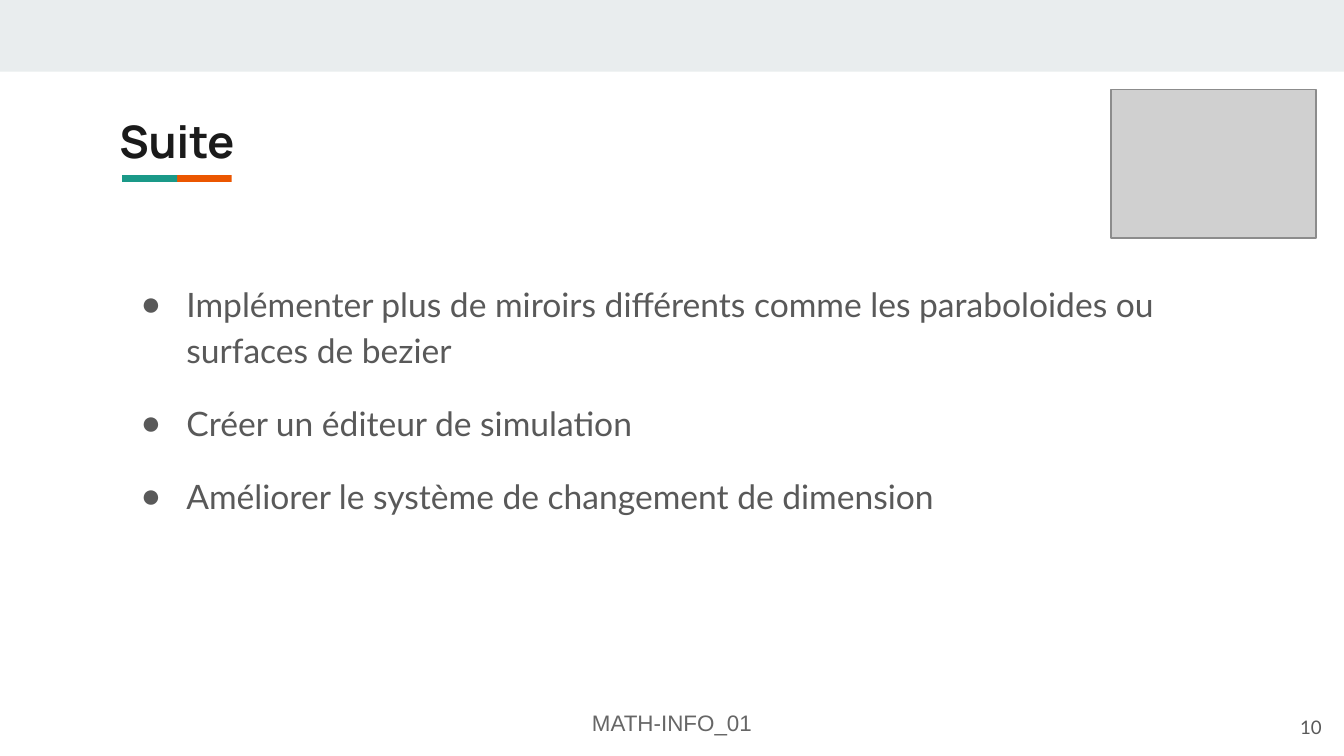
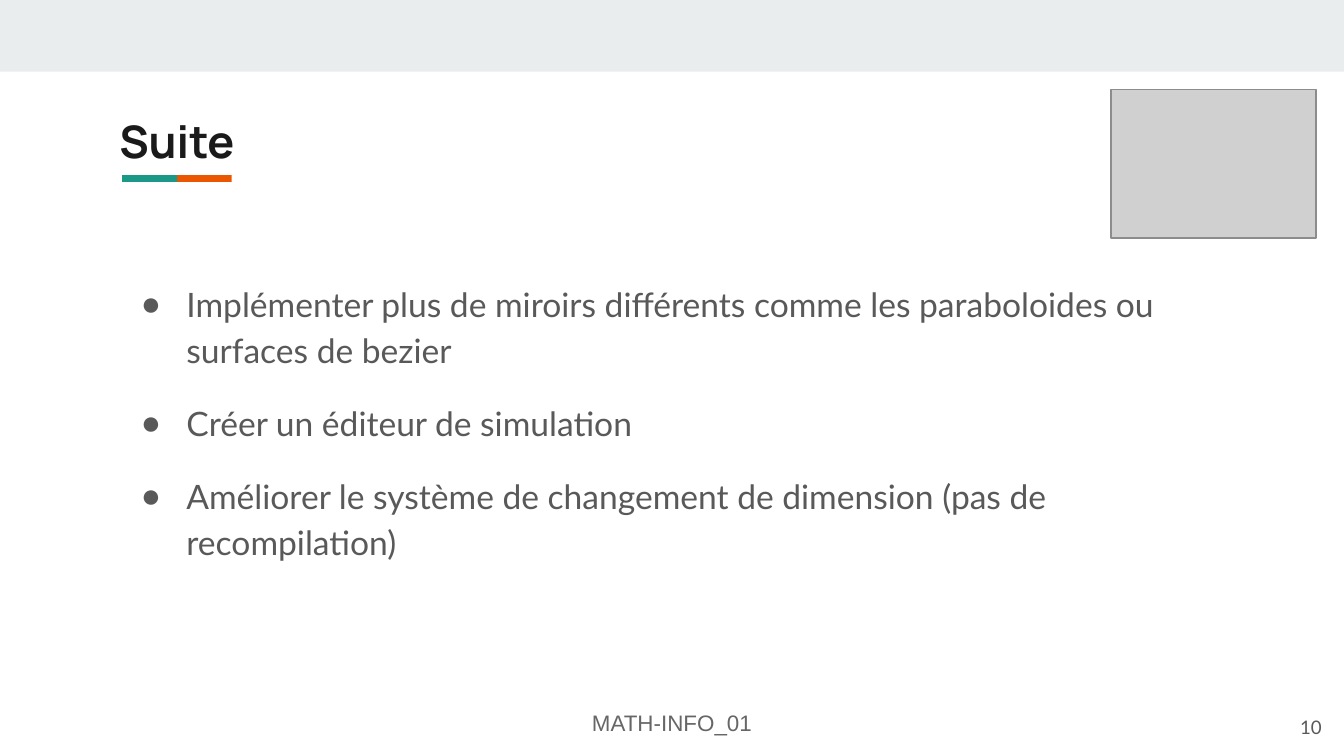
Before and after one commit to FlashOnFire/MirrorVerse, a slide deck: slide 10 of project_managment/pres2/MATH-INFO_01-Présentation-mirror-verse.odp. Drawn at 1344x756 pixels with LibreOffice and Linux fonts; fonts in the diff are those of the drawing; grey boxes stand for pictures. Boxes give left, top, right and bottom in pixels: in the first picture for what was removed or moved away, otherwise in the second. Text is boxed around its words. In the diff, an @@ line names an element or a change of style, - is before the commit and + after.

```diff
--- a/project_managment/pres2/MATH-INFO_01-Présentation-mirror-verse.odp
+++ b/project_managment/pres2/MATH-INFO_01-Présentation-mirror-verse.odp
@@ text at [186,483,1047,561]: text changed @@
-● Améliorer le système de changement de dimension
+● Améliorer le système de changement de dimension (pas de recompilation)
```
Also in this commit, not shown: 4 other slides changed, 1 other file.
